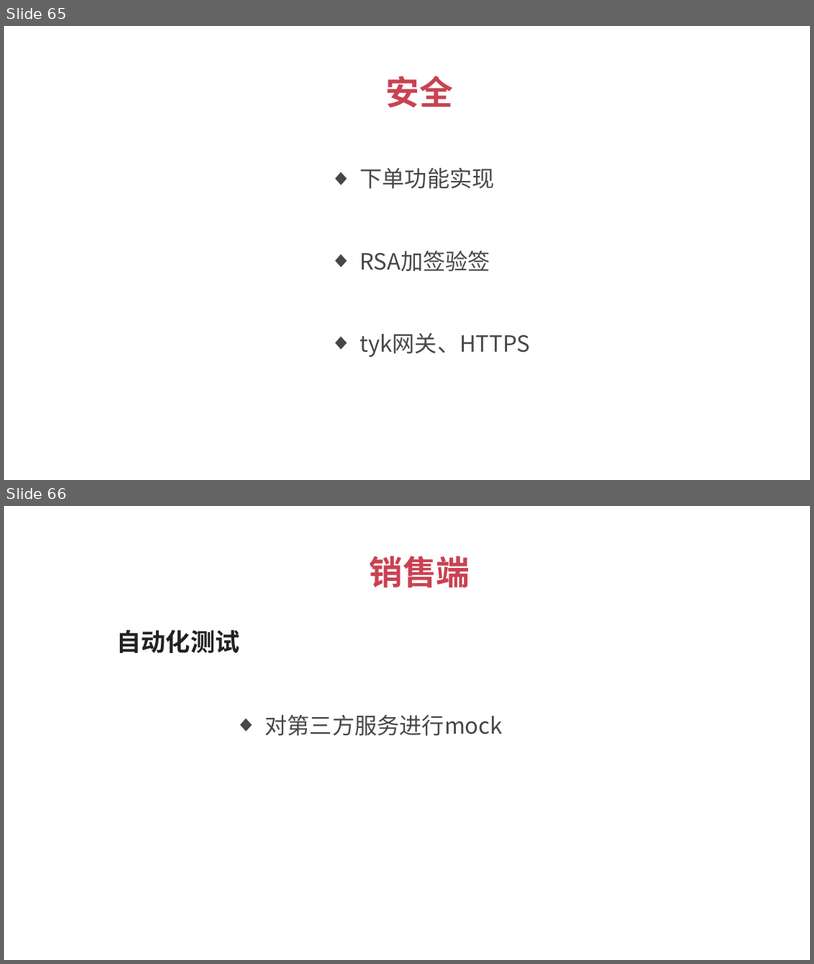
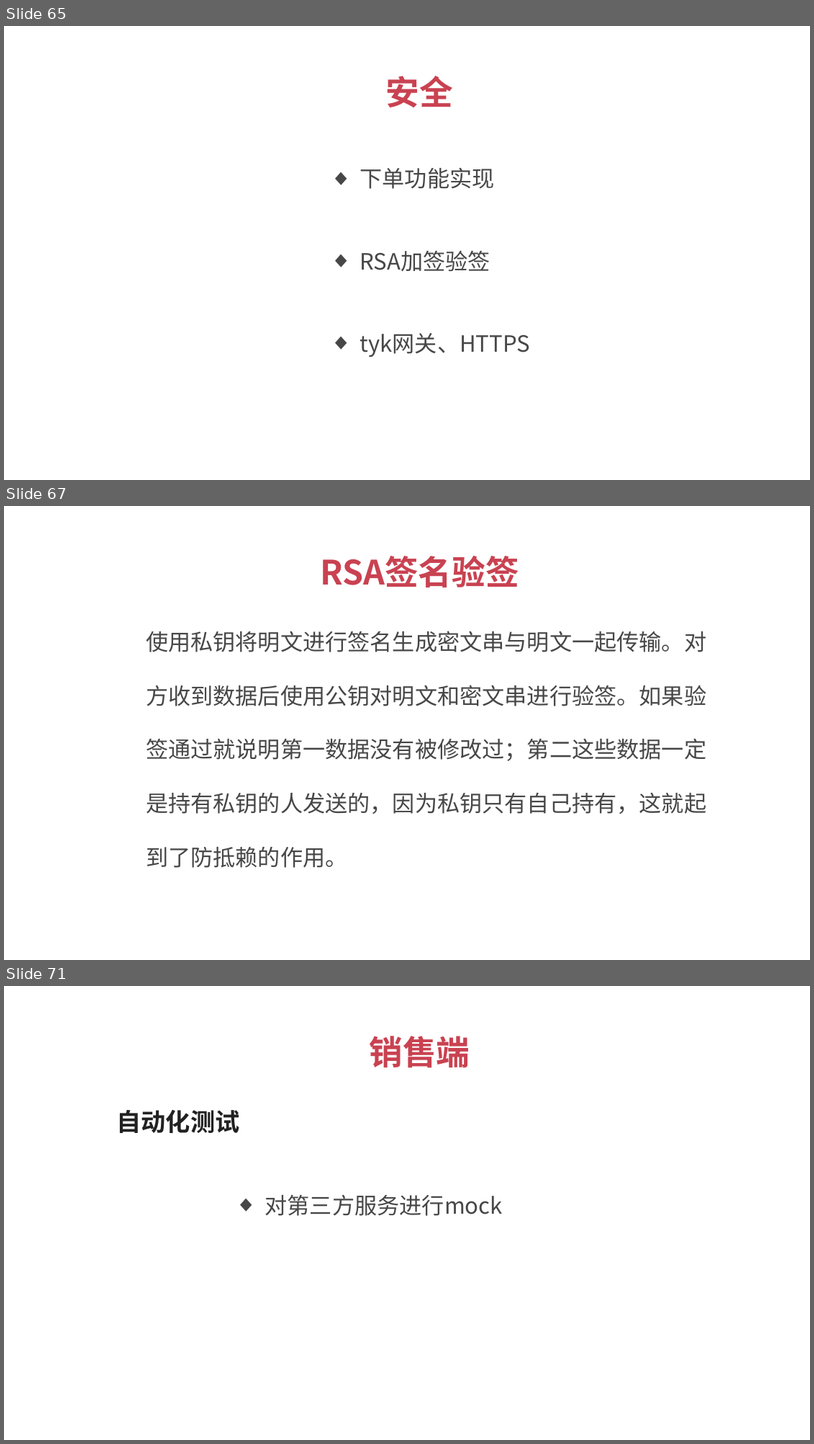
Before and after one commit to 1329555958/financial, a slide deck: 理财平台.pptx. Shown one above the other, each under a label of ours: slides 65 and 66 before the commit, slides 65, 67 and 71 after it; the slides between them are not shown. The pictures are 814x964 and 814x1444 pixels, drawn with LibreOffice and Linux fonts; fonts in the diff are those of the drawing. Boxes give left, top, right and bottom in pixels: in the first picture for what was removed or moved away, otherwise in the second. Text is boxed around its words. In the diff, an @@ line names an element or a change of style, - is before the commit and + after.

```diff
--- a/理财平台.pptx
+++ b/理财平台.pptx
@@ slide 67 added at box(4, 506, 810, 960), background #FFFFFF @@
@@ text added at box(320, 556, 520, 587), 30 pt, text #C94251, bold @@
+RSA签名验签
@@ text added at box(146, 631, 707, 867), 20 pt, text #474747 @@
+  使用私钥将明文进行签名生成密文串与明文一起传输。对方收到数据后使用公钥对明文和密文串进行验签。如果验签通过就说明第一数据没有被修改过；第二这些数据一定是持有私钥的人发送的，因为私钥只有自己持有，这就起到了防抵赖的作用。
@@ what was slide 66 is now slide 71 @@
```
Also in this commit, not shown: 4 other slides added, 9 other files.
